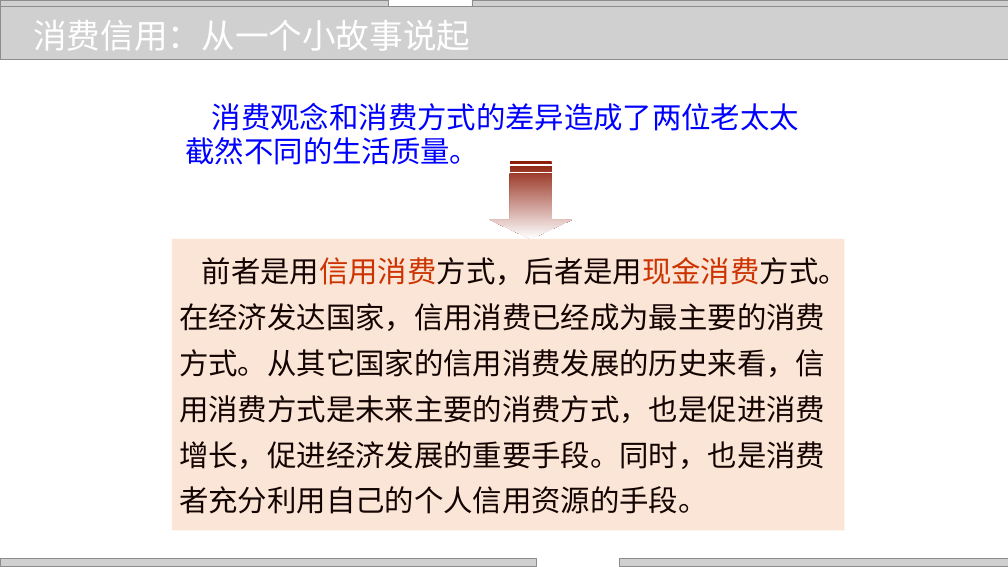
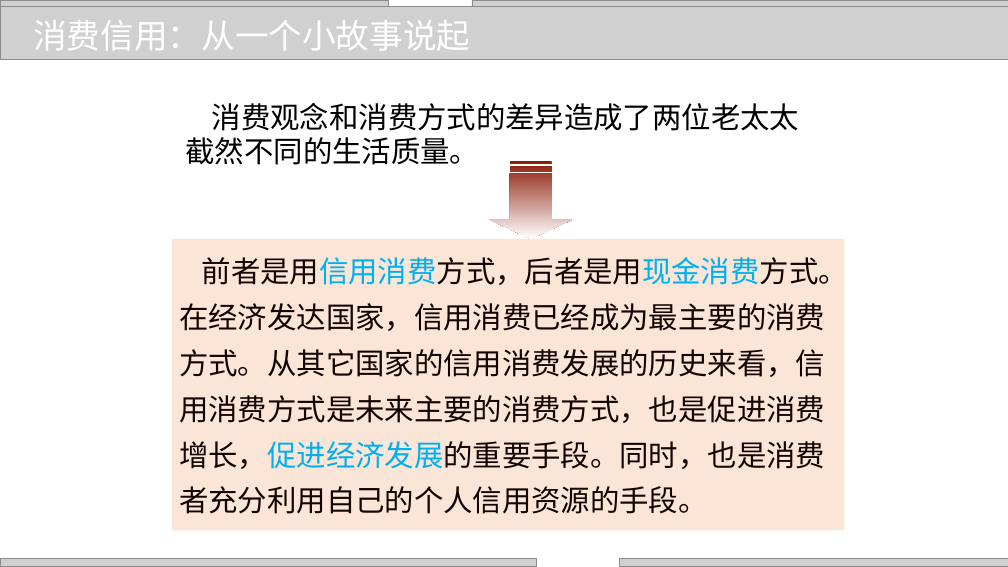
Before and after one commit to zhangjianzhang/internet_credit, a slide deck: slide 5 of files/slides/lecture_14.pptx. Drawn at 1008x567 pixels with LibreOffice and Linux fonts; fonts in the diff are those of the drawing; grey boxes stand for pictures; background and template pictures are left out. Boxes give left, top, right and bottom in pixels: in the first picture for what was removed or moved away, otherwise in the second. Text is boxed around its words. In the diff, an @@ line names an element or a change of style, - is before the commit and + after.

```diff
--- a/files/slides/lecture_14.pptx
+++ b/files/slides/lecture_14.pptx
@@ text "消费观念和消费方式的差异造成了两位老太太" at bbox=[186, 103, 799, 165]: text colour #0000FF to #000000 @@
@@ rectangle "前者是用信用消费方式，后者是用现金消费方式。在经济发达国家，信用消费已经成为最主要的消费方式。从其它国家的信用消费发展的 ..." at bbox=[172, 239, 845, 531]: text colour #CC3300 to #00B0F0, text colour #130401 to #00B0F0 in "前者是用信用消费方式，后者是用现金消费方式。在经济发达国家，信用消费已经成为最主要的消费方式。从其它国家的信用消费发展的 ..." @@
```
Also in this commit, not shown: 13 other slides changed, 6 other files.
